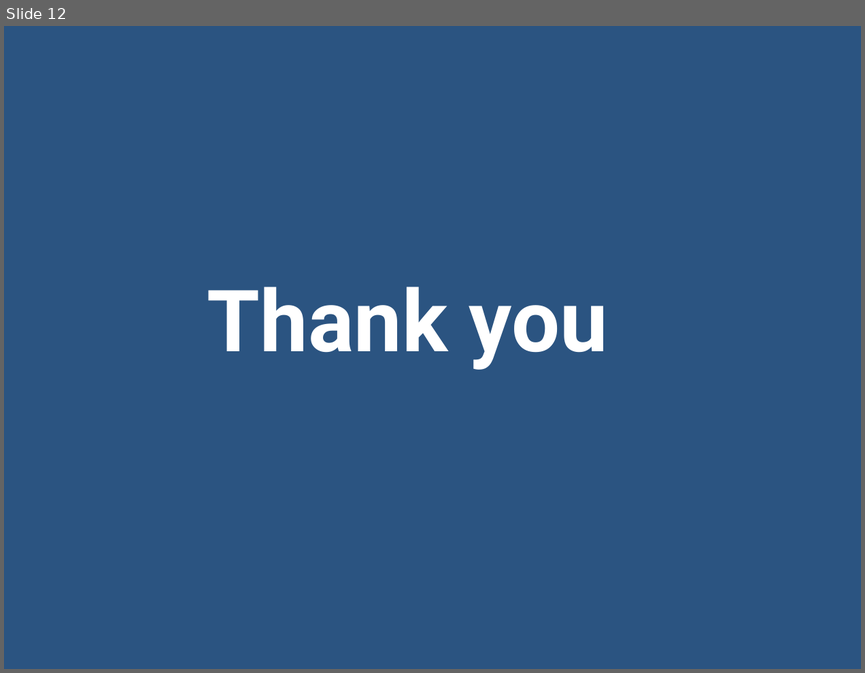
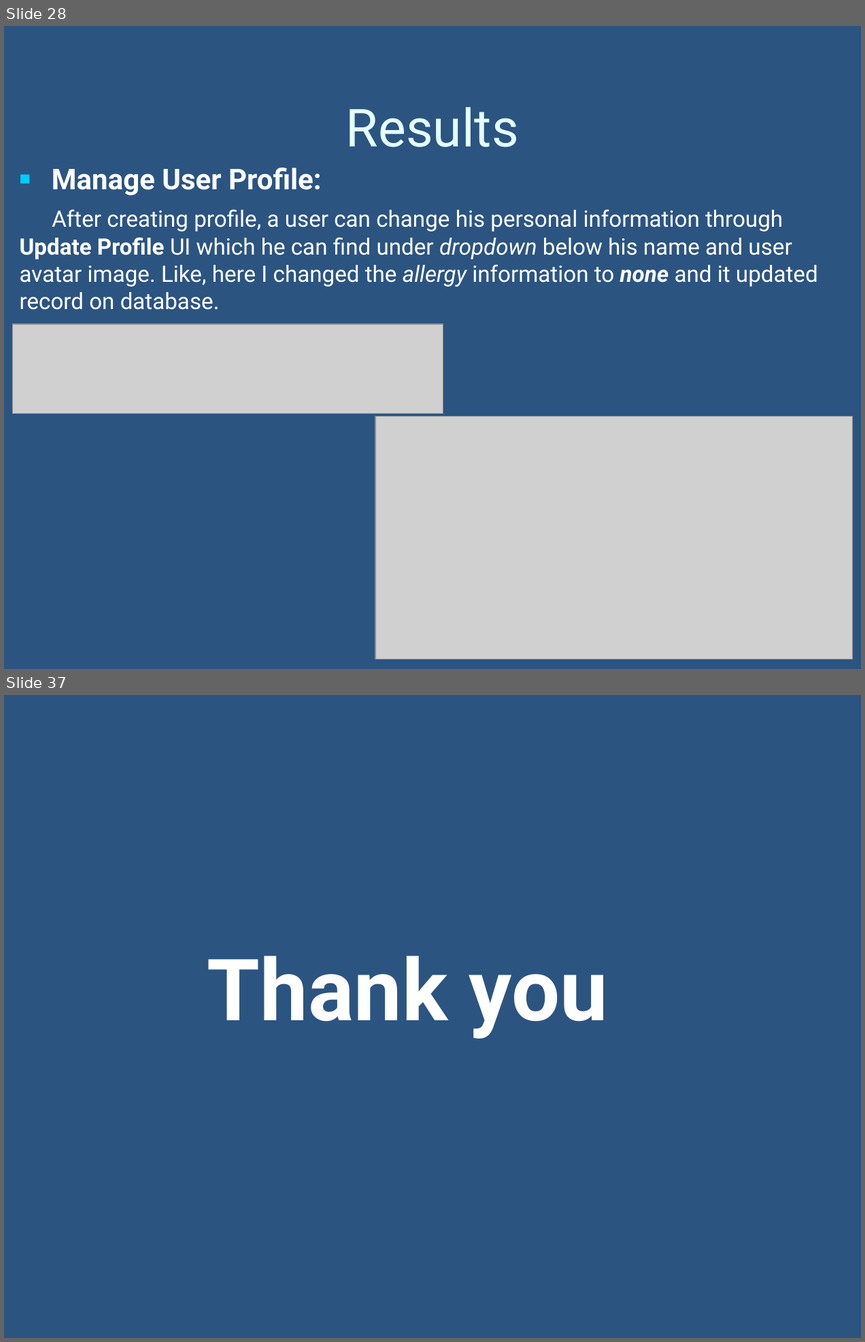
Before and after one commit to bc220403459/food_waste_management_system, a slide deck: documentation/2_FinalPresentation.pptx. Shown one above the other, each under a label of ours: slide 12 before the commit, slides 28 and 37 after it; the slides between them are not shown. The pictures are 865x673 and 865x1342 pixels, drawn with LibreOffice and Linux fonts; fonts in the diff are those of the drawing; grey boxes stand for pictures; background and template pictures are left out. Boxes give left, top, right and bottom in pixels: in the first picture for what was removed or moved away, otherwise in the second. Text is boxed around its words. In the diff, an @@ line names an element or a change of style, - is before the commit and + after.

```diff
--- a/documentation/2_FinalPresentation.pptx
+++ b/documentation/2_FinalPresentation.pptx
@@ slide 28 added at <box>4,26,861,669</box>, background picture (left out) @@
@@ title added at <box>346,107,519,147</box>, 44 pt, text #E5FFFF @@
+Results
@@ text added at <box>20,167,818,310</box>, 19 pt, text #FFFFFF @@
+■ Manage User Profile:
+After creating profile, a user can change his personal information through Update Profile UI which he can find under dropdown below his name and user avatar image. Like, here I changed the allergy information to none and it updated record on database.
@@ picture added at <box>13,324,443,414</box> @@
@@ picture added at <box>375,416,852,659</box> @@
@@ what was slide 12 is now slide 37 @@
```
Also in this commit, not shown: 8 slides changed, 26 other slides added, 2 slides removed, 5 other files.
